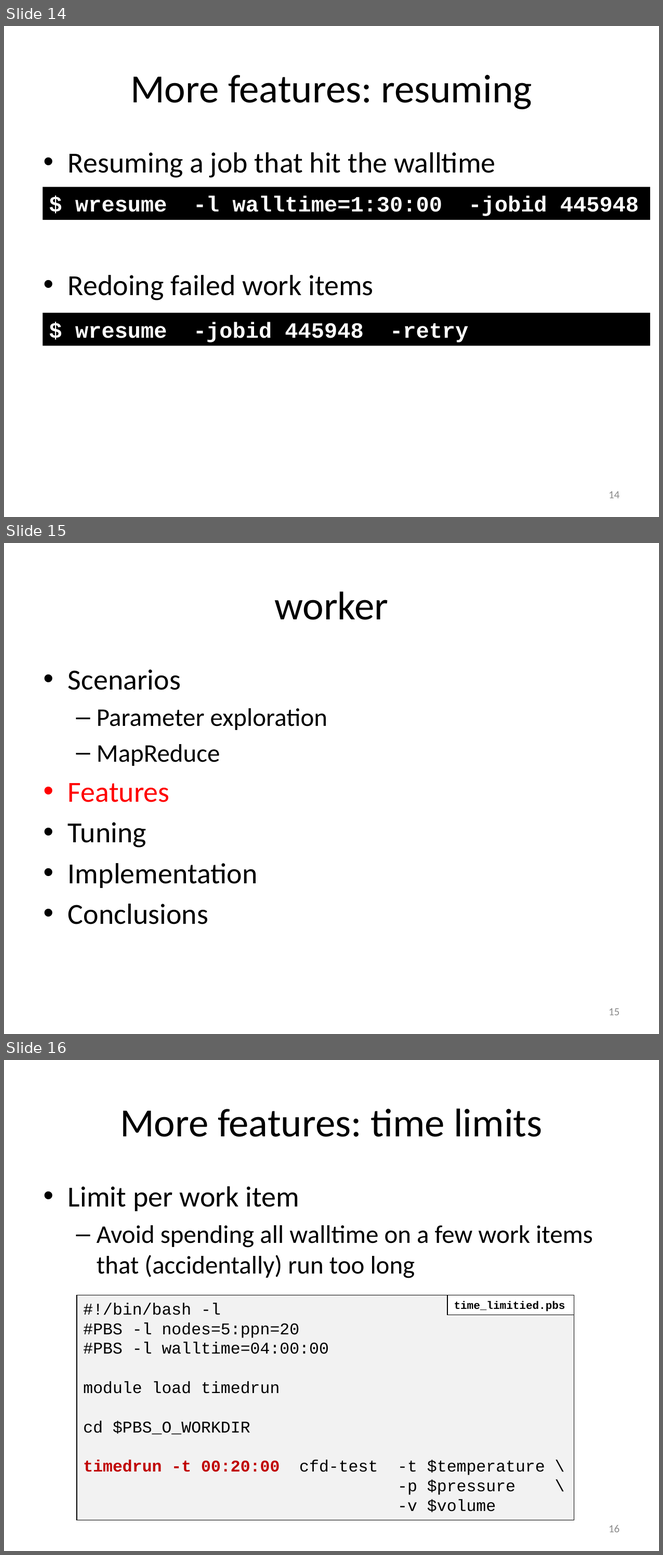
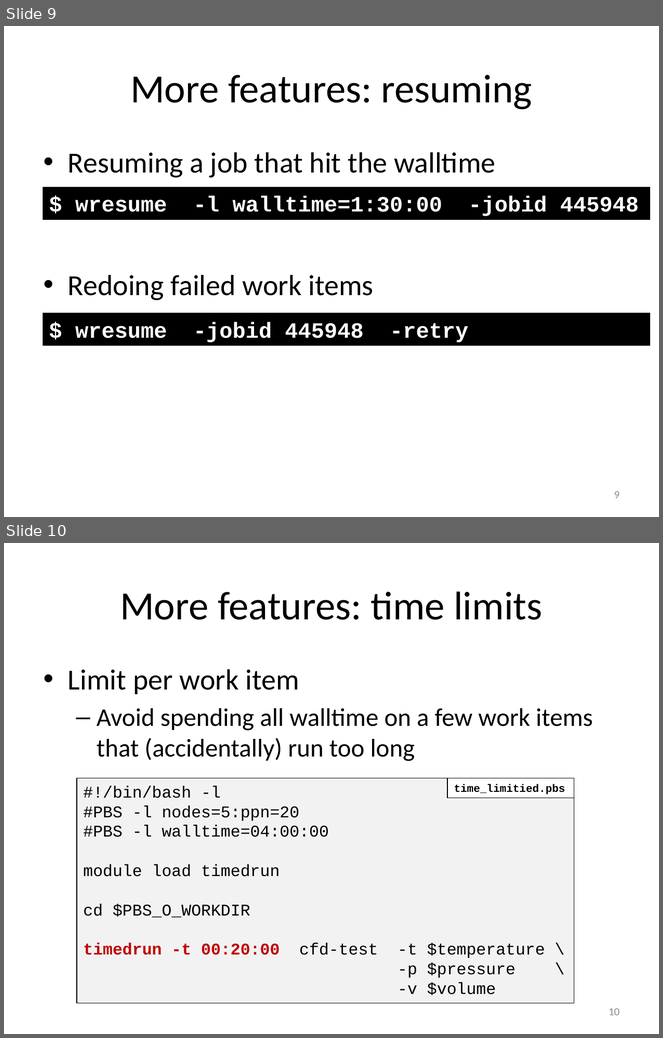
Before and after one commit to gjbex/atools, a slide deck: atools.pptx. Shown one above the other, each under a label of ours: slides 14, 15 and 16 before the commit, slides 9 and 10 after it. The pictures are 663x1555 and 663x1038 pixels, drawn with LibreOffice and Linux fonts; fonts in the diff are those of the drawing. Boxes give left, top, right and bottom in pixels: in the first picture for what was removed or moved away, otherwise in the second. Text is boxed around its words. In the diff, an @@ line names an element or a change of style, - is before the commit and + after.

```diff
--- a/atools.pptx
+++ b/atools.pptx
@@ slide 15 removed at [4,543,659,1034], background #FFFFFF @@
@@ title removed at [274,591,388,620] @@
-worker
@@ text removed at [68,669,327,925] @@
-• Scenarios
-  – Parameter exploration
-  – MapReduce
-• Features
-• Tuning
-• Implementation
-• Conclusions
@@ page number removed at [609,1008,620,1016] @@
-15
@@ what was slide 14 is now slide 9 @@
@@ page number at [614,491,620,499]: text changed @@
-14
+9
@@ what was slide 16 is now slide 10 @@
@@ page number at [609,1008,620,1016]: text changed @@
-16
+10
```
Also in this commit, not shown: 9 slides changed, 4 slides added, 9 other slides removed.
